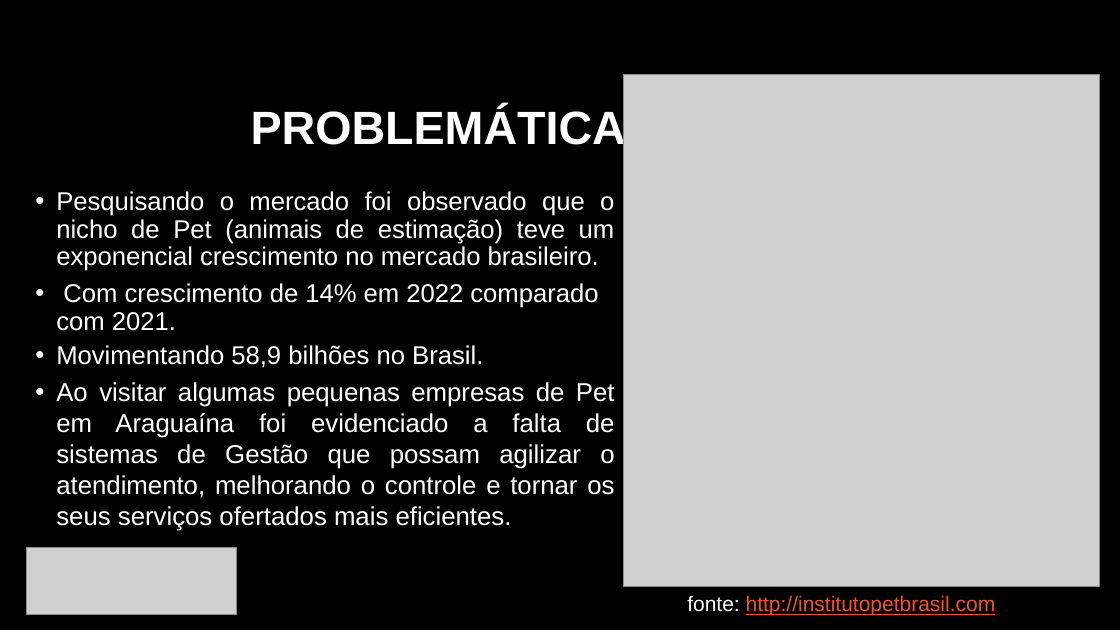
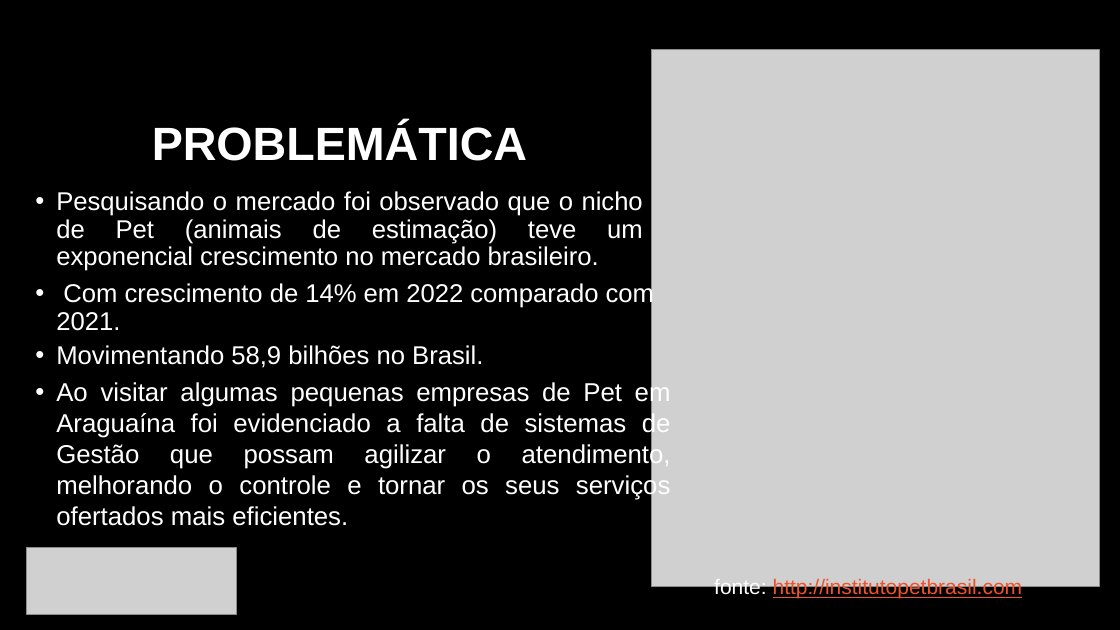
Before and after one commit to railsonsousa10/TesteDeSistema, a slide deck: slide 2 of Gestão Pet Shop.pptx. Drawn at 1120x630 pixels with LibreOffice and Linux fonts; fonts in the diff are those of the drawing; grey boxes stand for pictures; background and template pictures are left out. Boxes give left, top, right and bottom in pixels: in the first picture for what was removed or moved away, otherwise in the second. Text is boxed around its words. In the diff, an @@ line names an element or a change of style, - is before the commit and + after.

```diff
--- a/Gestão Pet Shop.pptx
+++ b/Gestão Pet Shop.pptx
@@ picture: place and size @@
-picture at [623,75,1100,586]
+picture at [652,50,1100,587]
@@ title "PROBLEMÁTICA" rewrapped from [251,107,626,153] to [152,123,527,161] @@
@@ text "Pesquisando o mercado foi observado ..." rewrapped from [56,191,615,271] to [56,191,643,271] @@
@@ text "Com crescimento de 14% em ..." rewrapped from [56,283,598,331] to [56,281,654,331] @@
@@ text "Ao visitar algumas pequenas empresas ..." rewrapped from [56,382,615,531] to [56,380,671,526] @@
@@ text "fonte: http://institutopetbrasil.com": place and size @@
-text "fonte: http://institutopetbrasil.com" at [687,595,996,616]
+text "fonte: http://institutopetbrasil.com" at [714,578,1023,599]
```
Also in this commit, not shown: 2 other slides changed, 1 other file.
